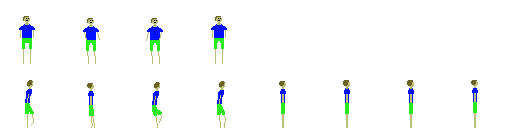
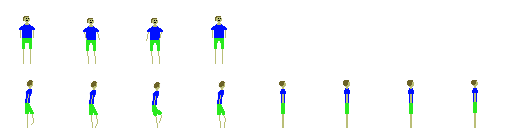
Comparing the layer stacks of the two 512×128 images. Changes:
painted on "Pasted Layer" over <box>87,81,98,128</box>
